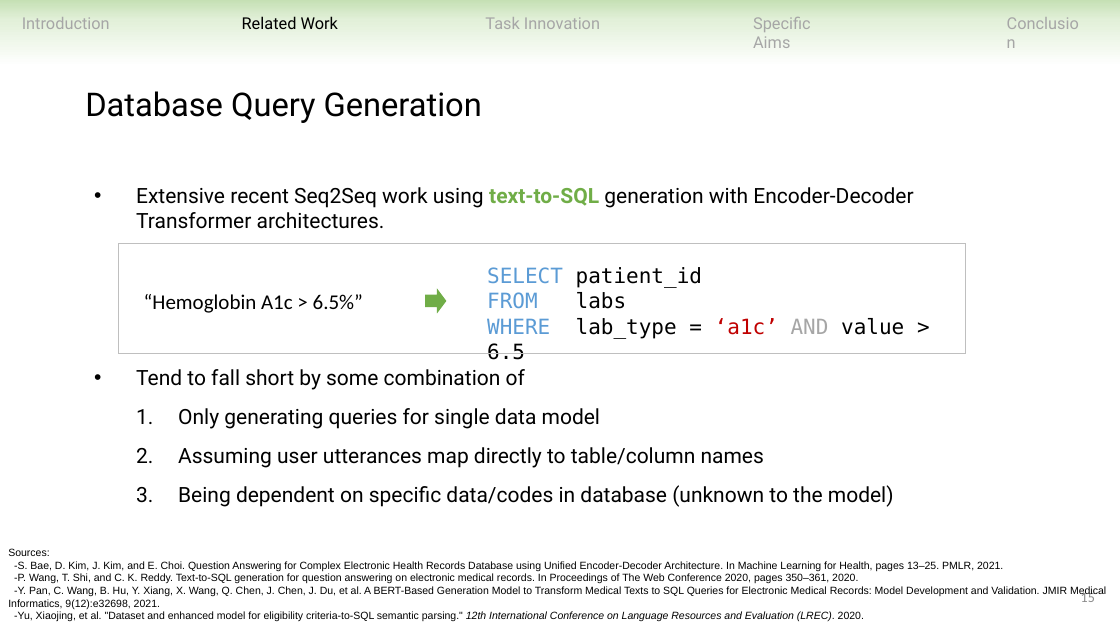
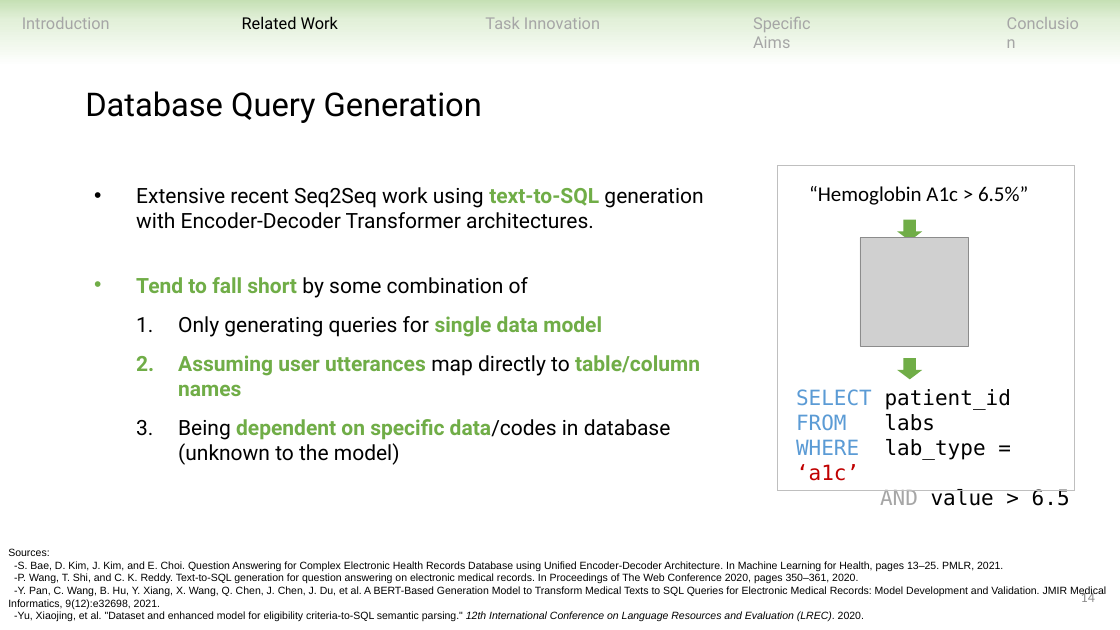
Before and after one commit to ndobb/dissertation, a slide deck: slide 14 of 4_general_exam/presentation/nic_dobbins_general_exam.pptx (slide 15 before the commit). Drawn at 1120x630 pixels with LibreOffice and Linux fonts; fonts in the diff are those of the drawing; grey boxes stand for pictures. Boxes give left, top, right and bottom in pixels: in the first picture for what was removed or moved away, otherwise in the second. Text is boxed around its words. In the diff, an @@ line names an element or a change of style, - is before the commit and + after.

```diff
--- a/4_general_exam/presentation/nic_dobbins_general_exam.pptx
+++ b/4_general_exam/presentation/nic_dobbins_general_exam.pptx
@@ rectangle: place and size @@
-rectangle at (118,244,965,354)
+rectangle at (778,166,1075,491)
@@ text "“Hemoglobin A1c > 6.5%”": place and size @@
-text "“Hemoglobin A1c > 6.5%”" at (144,294,363,313)
+text "“Hemoglobin A1c > 6.5%”" at (809,186,1028,205)
@@ picture added at (860,238,969,346) @@
@@ right arrow at (897,220,922,241): rotation 0 to 90 degrees @@
@@ text at (136,277,700,465): text colour #000000 to #70AD47, bold on in "Tend to fall short", "single data model", "Assuming user utterances table/column names", "dependent on specific data/codes" @@
@@ right arrow added at (897,358,922,379), fill #70AD47 @@
@@ text "SELECT patient_id": place and size @@
-text "SELECT patient_id" at (487,267,904,360)
+text "SELECT patient_id" at (796,389,1070,506)
@@ text at (796,439,1070,506): text changed @@
-WHERE lab_type = ‘a1c’ AND value > 6.5
+WHERE lab_type = ‘a1c’
+AND value > 6.5
@@ page number at (1081,590,1095,602): text changed @@
-15
+14
```
Also in this commit, not shown: 19 other slides changed, 1 slide removed.
